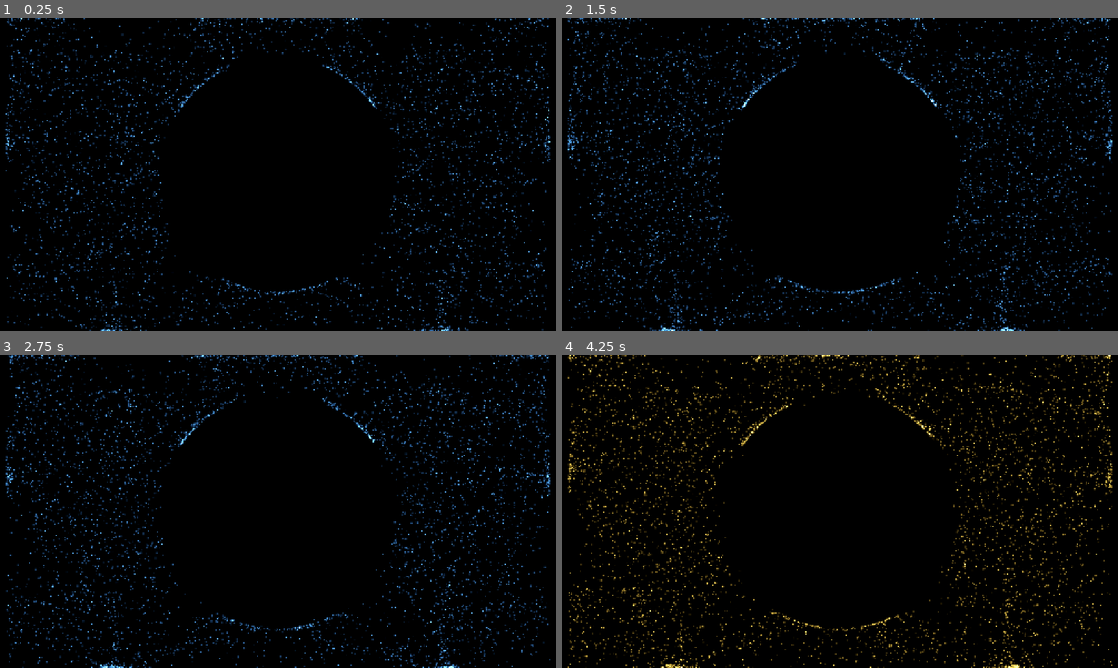
Above: before the commit, frames 1-4 (two rows, left to right).
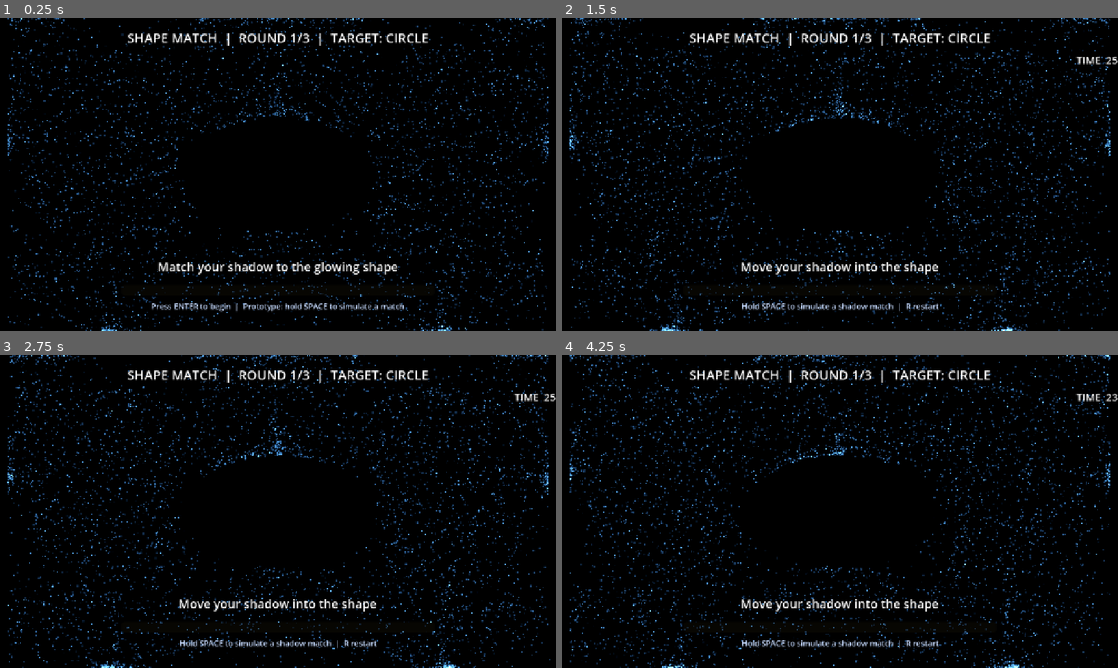
Above: after the commit, the same moments.

Repository: galheumyu/TheShadow
Game: Godot game, scene res://main.tscn
The game is run twice, just before and just after one commit, with the same random seed, the same clock (stepped at 60 frames per second) and the same inputs.
Inputs:
- Up to frame 1 (0.25 s): no input
- Up to frame 2 (1.5 s): tap Enter at 0.5, 0.6 s; tap Space at 0.77, 1.07 s; tap Keypad Enter at 0.8, 1.35 s
- Up to frame 3 (2.75 s): tap Space at 1.52, 1.82 s; tap R at 1.55, 2.1 s; tap 1 at 2.3 s
- Up to frame 4 (4.25 s): tap 1 at 2.85 s; tap Space at 3.02, 3.32, 3.77, 4.07 s; tap 2 at 3.05, 3.6 s; tap 3 at 3.8 s

The runs differ from the first frame. In frame 1, 5.2% of the frame differs, in the area x 0-99%, y 0-100%; in frame 2, 5.6%; in frame 3, 5.5%; in frame 4, 9.4%, in the area x 1-100%, y 0-100%.

Commit message:
small demo for shape matching

Diff:
--- a/ParticleWall.gd
+++ b/ParticleWall.gd
@@ -1,25 +1,226 @@
 extends Node3D
 
-## 0 = cold blue (low match), 1 = warm gold (high match). Hole shape is independent.
-@export_range(0.0, 1.0, 0.001) var match_score: float = 0.0:
-	set(value):
-		match_score = clampf(value, 0.0, 1.0)
-		if _field:
-			_field.set_match_score(match_score)
+enum GameState { INTRO, PLAYING, ROUND_SUCCESS, ROUND_FAILED, COMPLETE }
+
+const SHAPES := ["CIRCLE", "TRIANGLE", "SQUARE"]
+const ROUND_DURATION := 25.0
+const MATCH_HOLD_DURATION := 2.0
+const SUCCESS_PAUSE := 1.5
+const MASK_SIZE := 256
 
 @onready var _field: ParticleField = $ParticleField
 
+var _state: GameState = GameState.INTRO
+var _shape_index := 0
+var _time_remaining := ROUND_DURATION
+var _match_elapsed := 0.0
+var _transition_elapsed := 0.0
+var _match_held := false
+
+var _header_label: Label
+var _timer_label: Label
+var _message_label: Label
+var _progress_bar: ProgressBar
+var _prompt_label: Label
+
 
 func _ready() -> void:
-	_field.set_match_score(match_score)
+	_build_hud()
+	_apply_target_shape()
+	_update_hud()
+
+
+func _process(delta: float) -> void:
+	if _state == GameState.PLAYING:
+		_time_remaining = maxf(_time_remaining - delta, 0.0)
+		if _match_held:
+			_match_elapsed += delta
+			_field.set_match_score(_match_elapsed / MATCH_HOLD_DURATION)
+			if _match_elapsed >= MATCH_HOLD_DURATION:
+				_finish_round(true)
+		else:
+			_match_elapsed = 0.0
+			_field.set_match_score(0.0)
+
+		if _state == GameState.PLAYING and _time_remaining <= 0.0:
+			_finish_round(false)
+	elif _state == GameState.ROUND_SUCCESS:
+		_transition_elapsed += delta
+		if _transition_elapsed >= SUCCESS_PAUSE:
+			if _shape_index == SHAPES.size() - 1:
+				_state = GameState.COMPLETE
+			else:
+				_shape_index += 1
+				_start_round()
+
+	_update_hud()
 
 
 func _unhandled_input(event: InputEvent) -> void:
-	if event is InputEventKey and event.pressed and not event.echo:
-		match event.keycode:
-			KEY_1:
-				match_score = 0.0
-			KEY_2:
-				match_score = 0.5
-			KEY_3:
-				match_score = 1.0
+	if event is not InputEventKey:
+		return
+
+	if event.keycode == KEY_SPACE:
+		if event.pressed and not event.echo and _state == GameState.PLAYING:
+			_match_held = true
+		elif not event.pressed:
+			_match_held = false
+		return
+
+	if not event.pressed or event.echo:
+		return
+
+	match event.keycode:
+		KEY_ENTER, KEY_KP_ENTER:
+			match _state:
+				GameState.INTRO:
+					_start_round()
+				GameState.ROUND_FAILED:
+					_start_round()
+				GameState.COMPLETE:
+					_start_game()
+		KEY_R:
+			_start_game()
+
+
+func _start_game() -> void:
+	_shape_index = 0
+	_start_round()
+
+
+func _start_round() -> void:
+	_state = GameState.PLAYING
+	_time_remaining = ROUND_DURATION
+	_match_elapsed = 0.0
+	_transition_elapsed = 0.0
+	_match_held = false
+	_field.set_match_score(0.0)
+	_apply_target_shape()
+
+
+func _finish_round(success: bool) -> void:
+	_match_held = false
+	_transition_elapsed = 0.0
+	if success:
+		_state = GameState.ROUND_SUCCESS
+		_field.set_match_score(1.0)
+	else:
+		_state = GameState.ROUND_FAILED
+		_match_elapsed = 0.0
+		_field.set_match_score(0.0)
+
+
+func _apply_target_shape() -> void:
+	_field.set_hole_mask(_create_hole_mask(SHAPES[_shape_index]))
+
+
+func _create_hole_mask(shape_name: String) -> Texture2D:
+	var image := Image.create(MASK_SIZE, MASK_SIZE, false, Image.FORMAT_RGBA8)
+	for pixel_y in range(MASK_SIZE):
+		for pixel_x in range(MASK_SIZE):
+			var covered_samples := 0
+			for sample_y in range(2):
+				for sample_x in range(2):
+					var x := ((pixel_x + (float(sample_x) + 0.5) * 0.5) / MASK_SIZE) * 2.0 - 1.0
+					var y := ((pixel_y + (float(sample_y) + 0.5) * 0.5) / MASK_SIZE) * 2.0 - 1.0
+					if _point_is_inside_shape(shape_name, x, y):
+						covered_samples += 1
+
+			var outside_value := 1.0 - float(covered_samples) / 4.0
+			image.set_pixel(pixel_x, pixel_y, Color(outside_value, outside_value, outside_value, 1.0))
+
+	return ImageTexture.create_from_image(image)
+
+
+func _point_is_inside_shape(shape_name: String, x: float, y: float) -> bool:
+	match shape_name:
+		"CIRCLE":
+			return Vector2(x, y).length_squared() <= 0.34 * 0.34
+		"TRIANGLE":
+			return y >= -0.34 and y <= 0.34 and absf(x) <= (y + 0.34) * 0.5
+		"SQUARE":
+			return absf(x) <= 0.31 and absf(y) <= 0.31
+	return false
+
+
+func _build_hud() -> void:
+	var canvas := CanvasLayer.new()
+	canvas.layer = 10
+	add_child(canvas)
+
+	var root := Control.new()
+	root.set_anchors_and_offsets_preset(Control.PRESET_FULL_RECT)
+	root.mouse_filter = Control.MOUSE_FILTER_IGNORE
+	canvas.add_child(root)
+
+	_header_label = _make_label(root, Control.PRESET_TOP_WIDE, 24.0, 76.0, 30)
+	_header_label.horizontal_alignment = HORIZONTAL_ALIGNMENT_CENTER
+
+	_timer_label = _make_label(root, Control.PRESET_TOP_WIDE, 80.0, 116.0, 24)
+	_timer_label.horizontal_alignment = HORIZONTAL_ALIGNMENT_RIGHT
+
+	_message_label = _make_label(root, Control.PRESET_BOTTOM_WIDE, -174.0, -120.0, 28)
+	_message_label.horizontal_alignment = HORIZONTAL_ALIGNMENT_CENTER
+	_message_label.vertical_alignment = VERTICAL_ALIGNMENT_CENTER
+	_message_label.autowrap_mode = TextServer.AUTOWRAP_WORD_SMART
+
+	_progress_bar = ProgressBar.new()
+	_progress_bar.set_anchors_and_offsets_preset(Control.PRESET_BOTTOM_WIDE)
+	_progress_bar.offset_left = 280.0
+	_progress_bar.offset_top = -106.0
+	_progress_bar.offset_right = -280.0
+	_progress_bar.offset_bottom = -82.0
+	_progress_bar.min_value = 0.0
+	_progress_bar.max_value = MATCH_HOLD_DURATION
+	_progress_bar.show_percentage = false
+	_progress_bar.modulate = Color(1.0, 0.82, 0.35, 1.0)
+	root.add_child(_progress_bar)
+
+	_prompt_label = _make_label(root, Control.PRESET_BOTTOM_WIDE, -70.0, -20.0, 18)
+	_prompt_label.horizontal_alignment = HORIZONTAL_ALIGNMENT_CENTER
+	_prompt_label.add_theme_color_override("font_color", Color(0.78, 0.86, 1.0))
+
+
+func _make_label(parent: Control, preset: Control.LayoutPreset, top: float, bottom: float, font_size: int) -> Label:
+	var label := Label.new()
+	label.set_anchors_and_offsets_preset(preset)
+	label.offset_top = top
+	label.offset_bottom = bottom
+	label.add_theme_font_size_override("font_size", font_size)
+	label.add_theme_color_override("font_color", Color(1.0, 1.0, 1.0))
+	label.add_theme_color_override("font_shadow_color", Color(0.0, 0.0, 0.0, 0.9))
+	label.add_theme_constant_override("shadow_offset_x", 2)
+	label.add_theme_constant_override("shadow_offset_y", 2)
+	parent.add_child(label)
+	return label
+
+
+func _update_hud() -> void:
+	_header_label.text = "SHAPE MATCH  |  ROUND %d/%d  |  TARGET: %s" % [
+		_shape_index + 1,
+		SHAPES.size(),
+		SHAPES[_shape_index],
+	]
+	_timer_label.text = "TIME  %02d" % ceili(_time_remaining)
+	_progress_bar.value = minf(_match_elapsed, MATCH_HOLD_DURATION)
+
+	match _state:
+		GameState.INTRO:
+			_message_label.text = "Match your shadow to the glowing shape"
+			_prompt_label.text = "Press ENTER to begin  |  Prototype: hold SPACE to simulate a match"
+			_timer_label.text = ""
+		GameState.PLAYING:
+			_message_label.text = "Hold your shadow in the shape" if _match_held else "Move your shadow into the shape"
+			_prompt_label.text = "Hold SPACE to simulate a shadow match  |  R restart"
+		GameState.ROUND_SUCCESS:
+			_message_label.text = "Shape matched!"
+			_prompt_label.text = "Next shape..."
+			_progress_bar.value = MATCH_HOLD_DURATION
+		GameState.ROUND_FAILED:
+			_message_label.text = "Time's up - try that shape again"
+			_prompt_label.text = "Press ENTER to retry  |  R restart"
+			_timer_label.text = ""
+		GameState.COMPLETE:
+			_message_label.text = "All shapes matched!"
+			_prompt_label.text = "Press ENTER to play again"
+			_timer_label.text = ""
